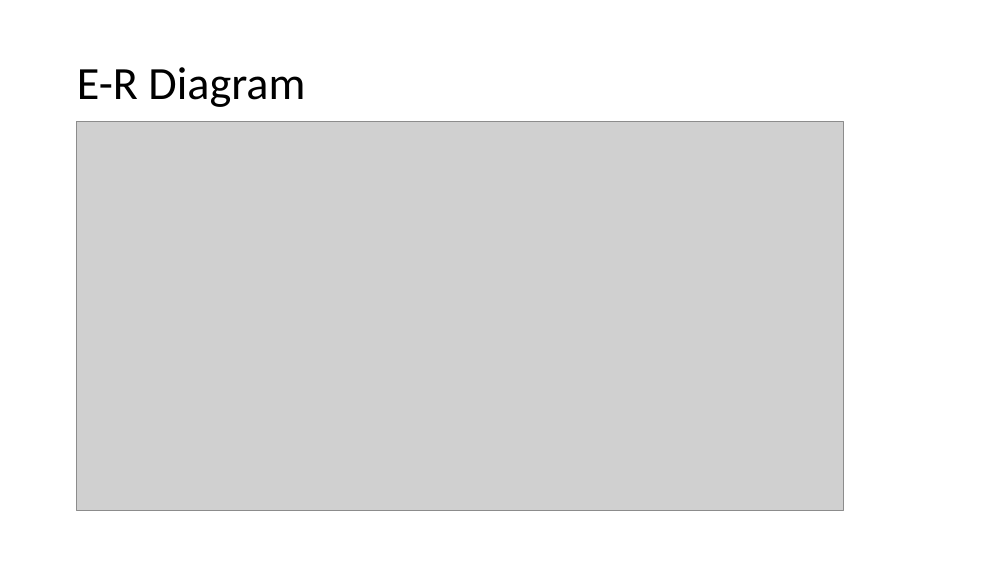
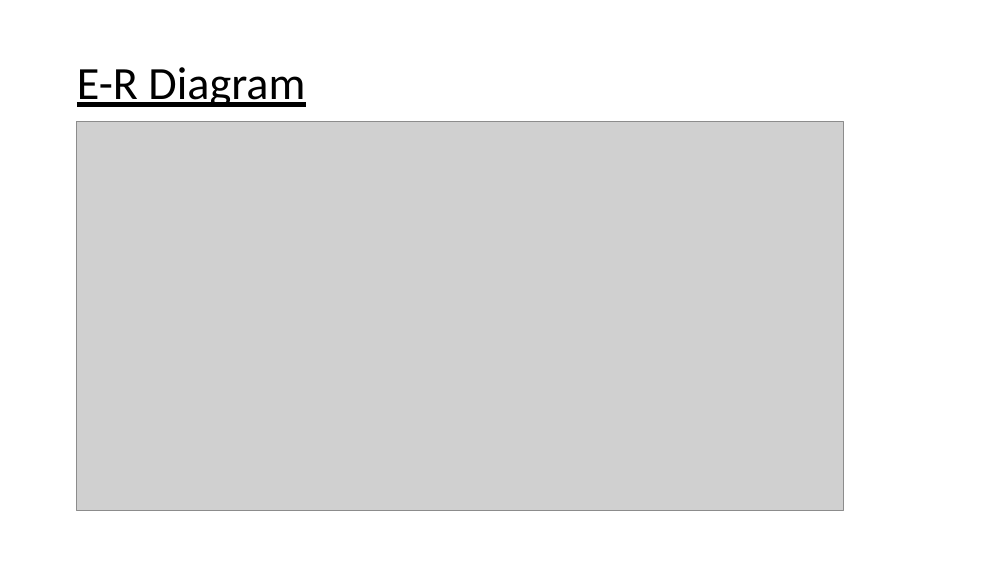
Before and after one commit to ShubhamSinghdata/Data, a slide deck: slide 6 of Entrepreneur [Autosaved].pptx. Drawn at 1008x567 pixels with LibreOffice and Linux fonts; fonts in the diff are those of the drawing; grey boxes stand for pictures. Boxes give left, top, right and bottom in pixels: in the first picture for what was removed or moved away, otherwise in the second. Text is boxed around its words. In the diff, an @@ line names an element or a change of style, - is before the commit and + after.

```diff
--- a/Entrepreneur [Autosaved].pptx
+++ b/Entrepreneur [Autosaved].pptx
@@ title "E-R Diagram" at box(77, 67, 305, 107): underline on @@
```
Also in this commit, not shown: 2 other slides changed, 3 other files.
